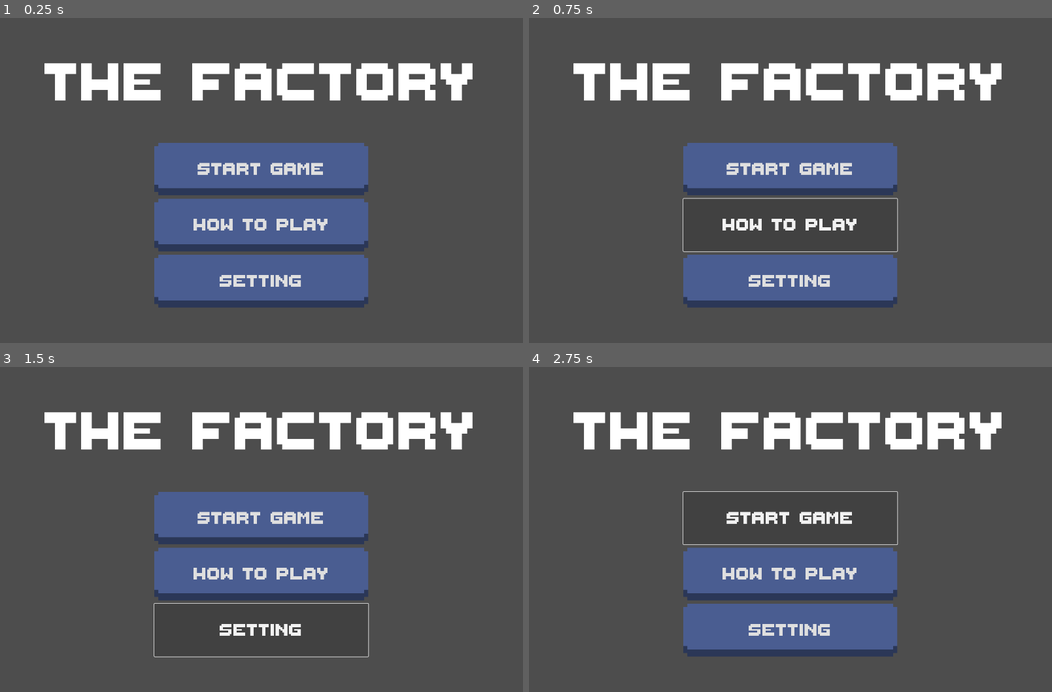
Above: before the commit, frames 1-4 (two rows, left to right).
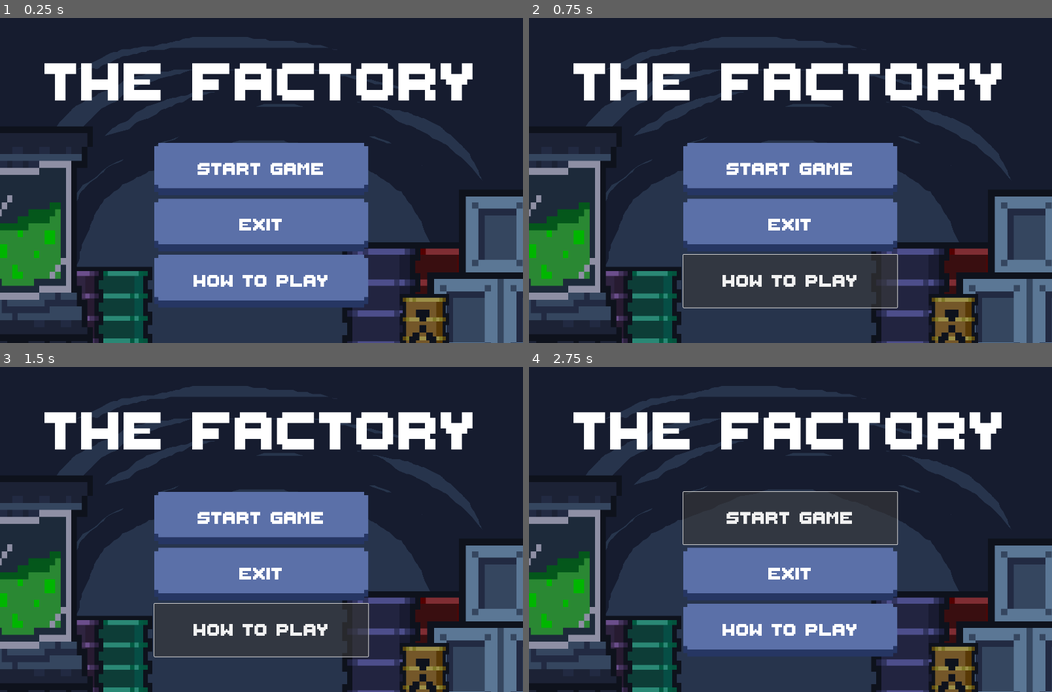
Above: after the commit, the same moments.

Repository: Fapxt-Cxt/Project_Factory
Game: Godot game, scene res://main menu.tscn
The game is run twice, just before and just after one commit, with the same random seed, the same clock (stepped at 60 frames per second) and the same inputs. The project has no main scene, so this scene is started directly.
Inputs:
- Up to frame 1 (0.25 s): no input
- Up to frame 2 (0.75 s): click "how to play" at 0.5 s
- Up to frame 3 (1.5 s): click "setting" (after the commit: "how to play") at 1.25 s
- Up to frame 4 (2.75 s): click "Start Game" at 2 s

The runs differ from the first frame. In frame 1, 74% of the frame differs, in the area x 0-100%, y 0-100%; in frame 2, 85%; in frame 3, 74%; in frame 4, 73%.

Commit message:
Add files via upload
Signed-off-by: ait1m <68070042@kmitl.ac.th>

Diff:
--- a/page/default.tres
+++ b/page/default.tres
@@ -1,6 +1,4 @@
-[gd_resource type="Theme" load_steps=9 format=4 uid="uid://cupmdv3q41x76"]
-
-[ext_resource type="Texture2D" uid="uid://7r151s5aifdw" path="res://PastelUIFree.png" id="1_nixot"]
+[gd_resource type="Theme" load_steps=8 format=4 uid="uid://cupmdv3q41x76"]
 
 [sub_resource type="Image" id="Image_frq1j"]
 data = {
@@ -855,7 +853,6 @@
 corner_detail = 5
 
 [sub_resource type="StyleBoxTexture" id="StyleBoxTexture_3a8jl"]
-texture = ExtResource("1_nixot")
 region_rect = Rect2(183, 224, 52, 15)
 
 [sub_resource type="StyleBoxFlat" id="StyleBoxFlat_mb6pw"]
--- a/page/main menu.tscn
+++ b/page/main menu.tscn
@@ -1,8 +1,16 @@
-[gd_scene load_steps=5 format=3 uid="uid://wms2vmlwvfan"]
+[gd_scene load_steps=8 format=3 uid="uid://wms2vmlwvfan"]
 
 [ext_resource type="Theme" uid="uid://cupmdv3q41x76" path="res://default.tres" id="1_f0j1r"]
+[ext_resource type="Texture2D" uid="uid://cjs8kdpsjflqt" path="res://page-main.png" id="1_qqwyt"]
 [ext_resource type="FontFile" uid="uid://d3y5n3vc74ymf" path="res://ThaleahFat.ttf" id="2_qqwyt"]
 [ext_resource type="Texture2D" uid="uid://dfqqvxmdthffq" path="res://PastelUIFree2.png" id="3_iv0vr"]
+
+[sub_resource type="StyleBoxTexture" id="StyleBoxTexture_qqwyt"]
+texture = ExtResource("1_qqwyt")
+modulate_color = Color(0.6674947, 0.7125215, 0.8161939, 1)
+
+[sub_resource type="StyleBoxFlat" id="StyleBoxFlat_iv0vr"]
+border_color = Color(0.81132895, 0.79988873, 0.76886624, 1)
 
 [sub_resource type="StyleBoxTexture" id="StyleBoxTexture_5d0og"]
 texture = ExtResource("3_iv0vr")
@@ -16,6 +24,15 @@
 grow_horizontal = 2
 grow_vertical = 2
 
+[node name="Panel" type="Panel" parent="."]
+layout_mode = 1
+anchors_preset = 15
+anchor_right = 1.0
+anchor_bottom = 1.0
+grow_horizontal = 2
+grow_vertical = 2
+theme_override_styles/panel = SubResource("StyleBoxTexture_qqwyt")
+
 [node name="Label" type="Label" parent="."]
 layout_mode = 1
 anchors_preset = 10
@@ -27,6 +44,7 @@
 grow_horizontal = 2
 theme_override_fonts/font = ExtResource("2_qqwyt")
 theme_override_font_sizes/font_size = 250
+theme_override_styles/focus = SubResource("StyleBoxFlat_iv0vr")
 text = "the factory"
 horizontal_alignment = 1
 
@@ -61,7 +79,7 @@
 theme_override_fonts/font = ExtResource("2_qqwyt")
 theme_override_font_sizes/font_size = 80
 theme_override_styles/normal = SubResource("StyleBoxTexture_5d0og")
-text = "how to play"
+text = "exit"
 
 [node name="setting" type="Button" parent="VBoxContainer"]
 layout_mode = 2
@@ -70,4 +88,4 @@
 theme_override_fonts/font = ExtResource("2_qqwyt")
 theme_override_font_sizes/font_size = 80
 theme_override_styles/normal = SubResource("StyleBoxTexture_5d0og")
-text = "setting"
+text = "how to play"
Binary file changed: page/PastelUIFree2.png
Binary file added: page/page-main.png
Not shown, added: page/page-main.png.import
Not shown, added: page/.gitattributes
Not shown, added: page/.gitignore
